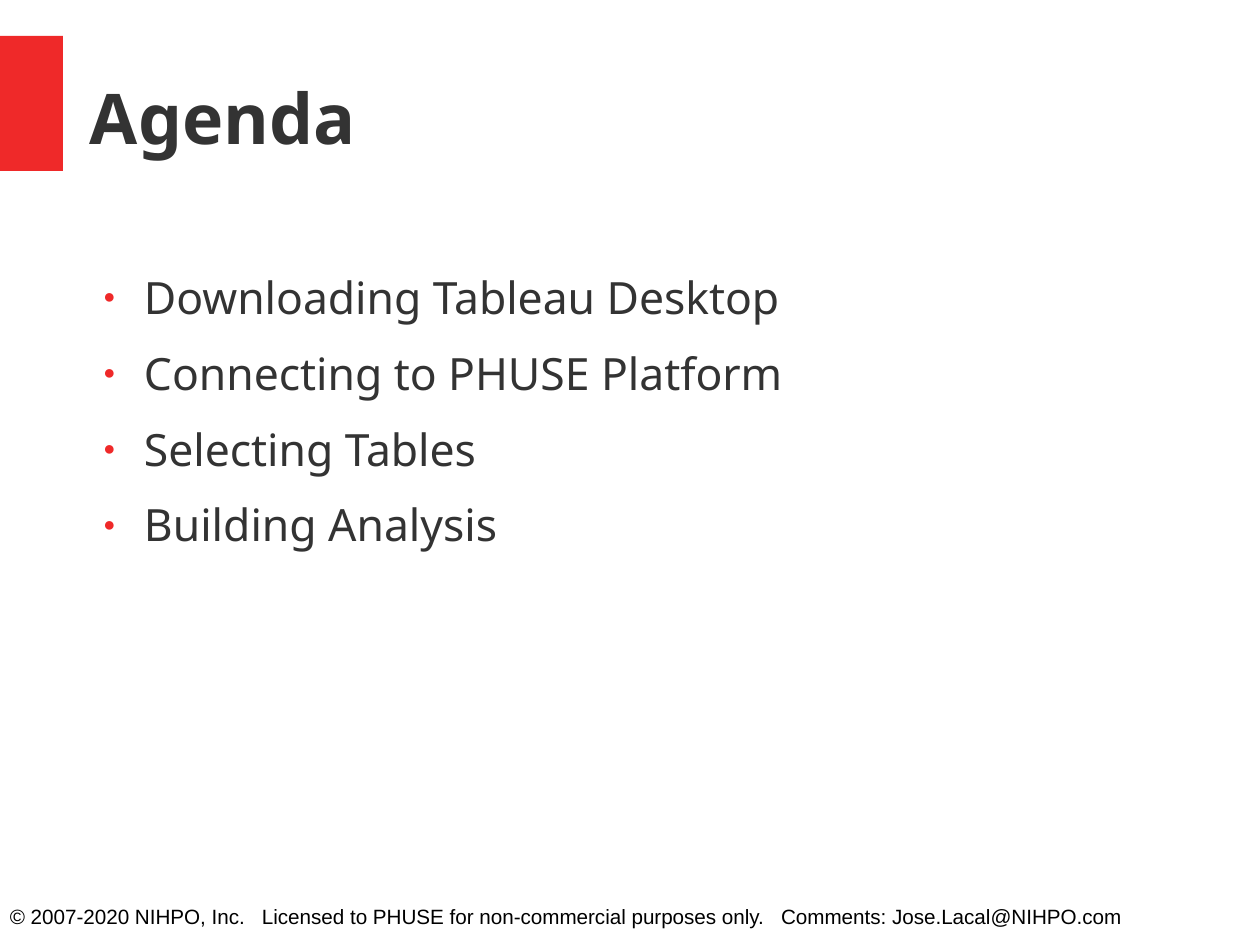
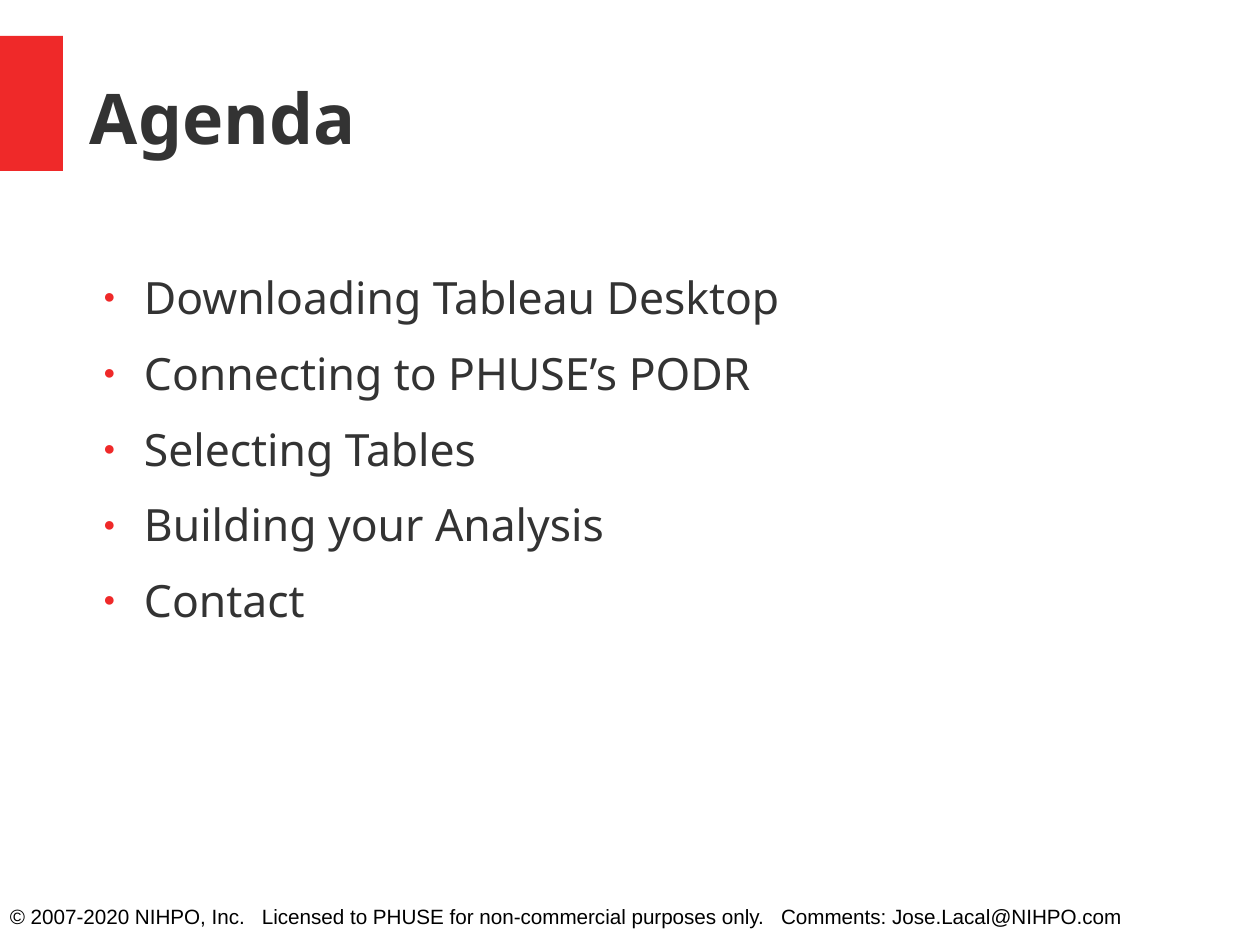
Before and after one commit to phuse-org/PODR, a slide deck: slide 2 of documentation/tableau/NIHPO_PHUSE_Tableau.odp. Drawn at 1260x945 pixels with LibreOffice and Linux fonts; fonts in the diff are those of the drawing. Boxes give left, top, right and bottom in pixels: in the first picture for what was removed or moved away, otherwise in the second. Text is boxed around its words. In the diff, an @@ line names an element or a change of style, - is before the commit and + after.

```diff
--- a/documentation/tableau/NIHPO_PHUSE_Tableau.odp
+++ b/documentation/tableau/NIHPO_PHUSE_Tableau.odp
@@ text at <box>144,357,751,401</box>: text changed @@
-● Connecting to PHUSE Platform
+● Connecting to PHUSE’s PODR
@@ text at <box>144,507,604,618</box>: text changed @@
-● Building Analysis
+● Building your Analysis
+● Contact
```
Also in this commit, not shown: 7 other slides changed, 1 slide added, 3 other files.
